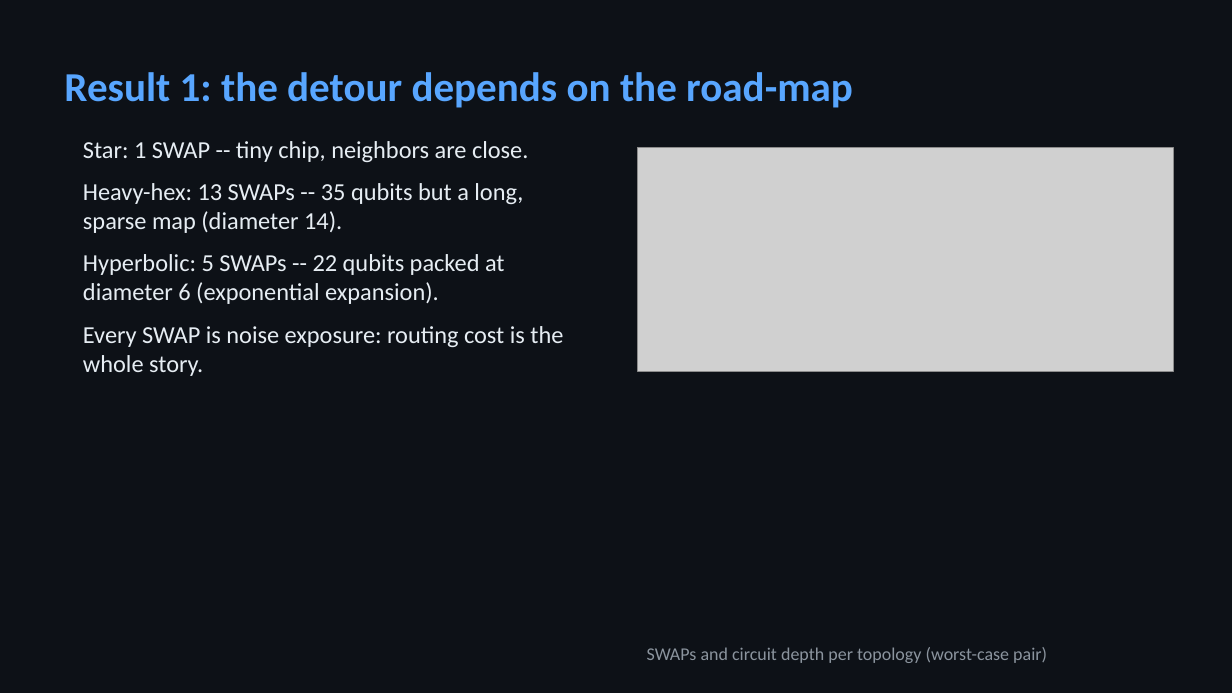
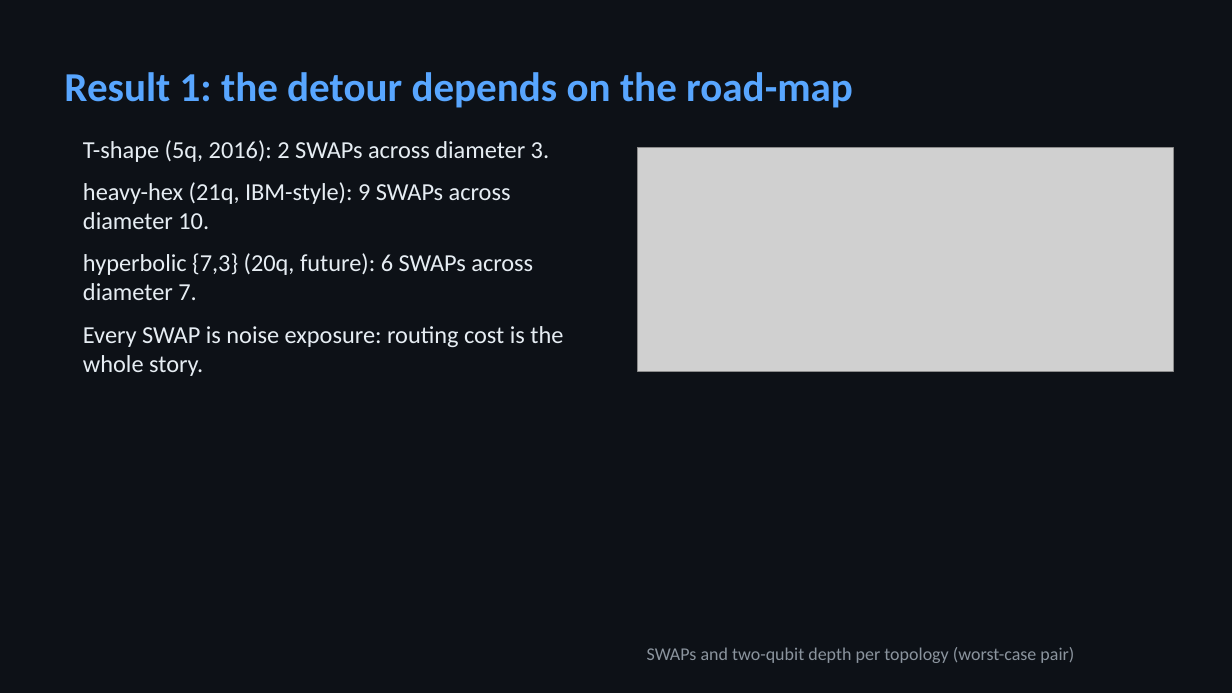
Before and after one commit to dhanunjayss0306/quantum-geometry-routing, a slide deck: slide 5 of results/reports/quantum-geometry-routing-deck.pptx. Drawn at 1232x693 pixels with LibreOffice and Linux fonts; fonts in the diff are those of the drawing; grey boxes stand for pictures. Boxes give left, top, right and bottom in pixels: in the first picture for what was removed or moved away, otherwise in the second. Text is boxed around its words. In the diff, an @@ line names an element or a change of style, - is before the commit and + after.

Commit message:
docs: architectural recommendation, honest wording, rebuilt 8-slide deck
- docs/recommendation.md: specific coupling-graph features from scaling
  data (degree 3, log diameter target, no degree-2 chains, faces<=8)
  with measured numbers and caveats
- Remove 'restores 1.000 everywhere' overclaims from README/docs/deck
- Deck rebuilt from CSVs: 8 slides incl. recommendation, test count
  computed, no hard-coded numbers

```diff
--- a/results/reports/quantum-geometry-routing-deck.pptx
+++ b/results/reports/quantum-geometry-routing-deck.pptx
@@ text at box(83, 140, 549, 300): text changed @@
-Star: 1 SWAP -- tiny chip, neighbors are close.
-Heavy-hex: 13 SWAPs -- 35 qubits but a long, sparse map (diameter 14).
-Hyperbolic: 5 SWAPs -- 22 qubits packed at diameter 6 (exponential expansion).
+T-shape (5q, 2016): 2 SWAPs across diameter 3.
+heavy-hex (21q, IBM-style): 9 SWAPs across diameter 10.
+hyperbolic {7,3} (20q, future): 6 SWAPs across diameter 7.
@@ text at box(647, 647, 1074, 663): text changed @@
-SWAPs and circuit depth per topology (worst-case pair)
+SWAPs and two-qubit depth per topology (worst-case pair)
```
Also in this commit, not shown: 5 other slides changed, 1 slide added, 1 slide removed, 6 other files.
